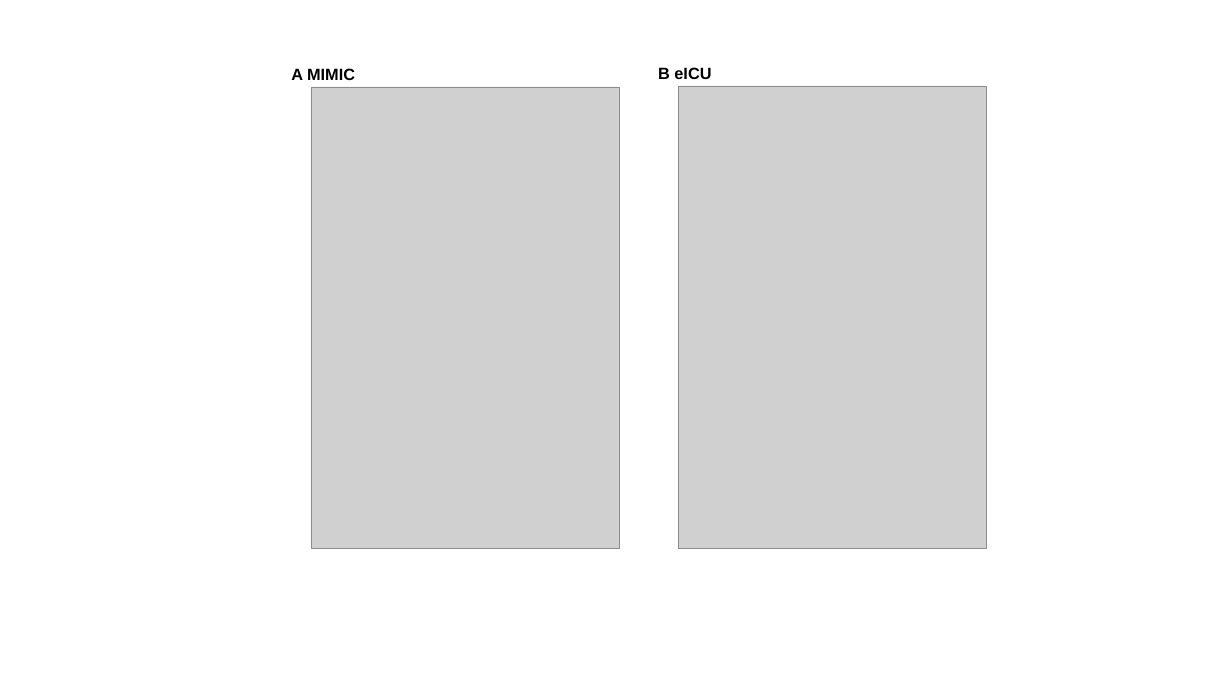
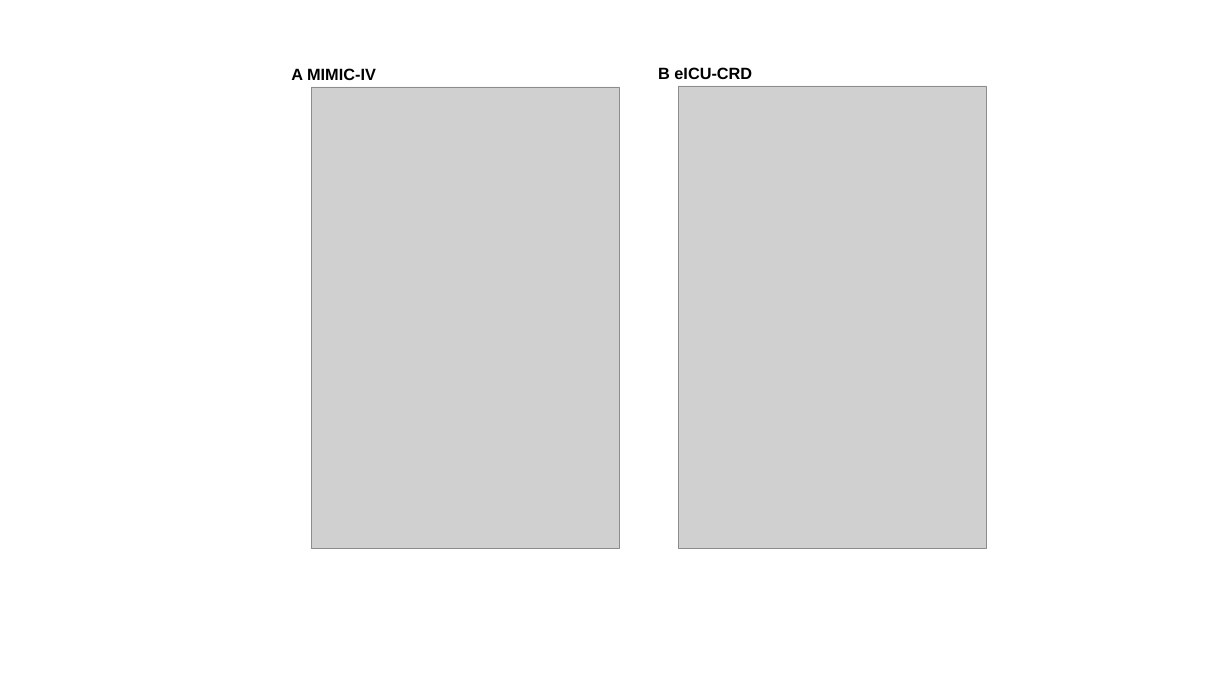
Before and after one commit to joamats/mit-tmle-cancer, a slide deck: slide 4 of results/plots/Collation.pptx. Drawn at 1232x693 pixels with LibreOffice and Linux fonts; fonts in the diff are those of the drawing; grey boxes stand for pictures. Boxes give left, top, right and bottom in pixels: in the first picture for what was removed or moved away, otherwise in the second. Text is boxed around its words. In the diff, an @@ line names an element or a change of style, - is before the commit and + after.

```diff
--- a/results/plots/Collation.pptx
+++ b/results/plots/Collation.pptx
@@ text at (291,68,376,80): text changed @@
-A MIMIC
+A MIMIC-IV
@@ text at (658,67,752,79): text changed @@
-B eICU
+B eICU-CRD
```
Also in this commit, not shown: 14 other files.
